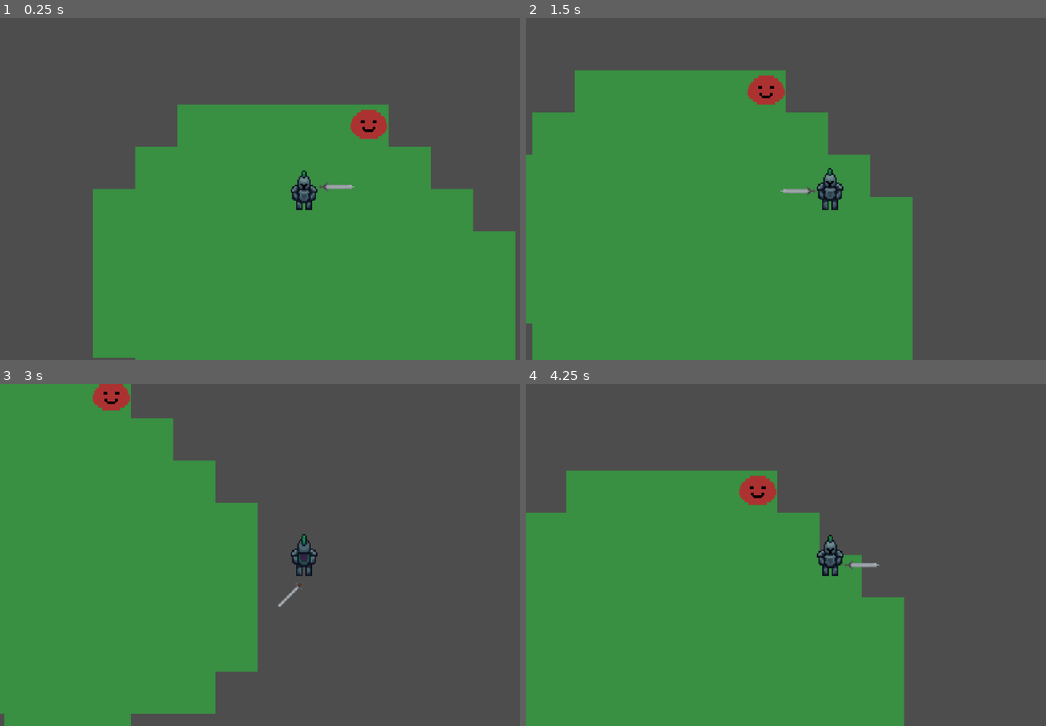
Above: before the commit, frames 1-4 (two rows, left to right).
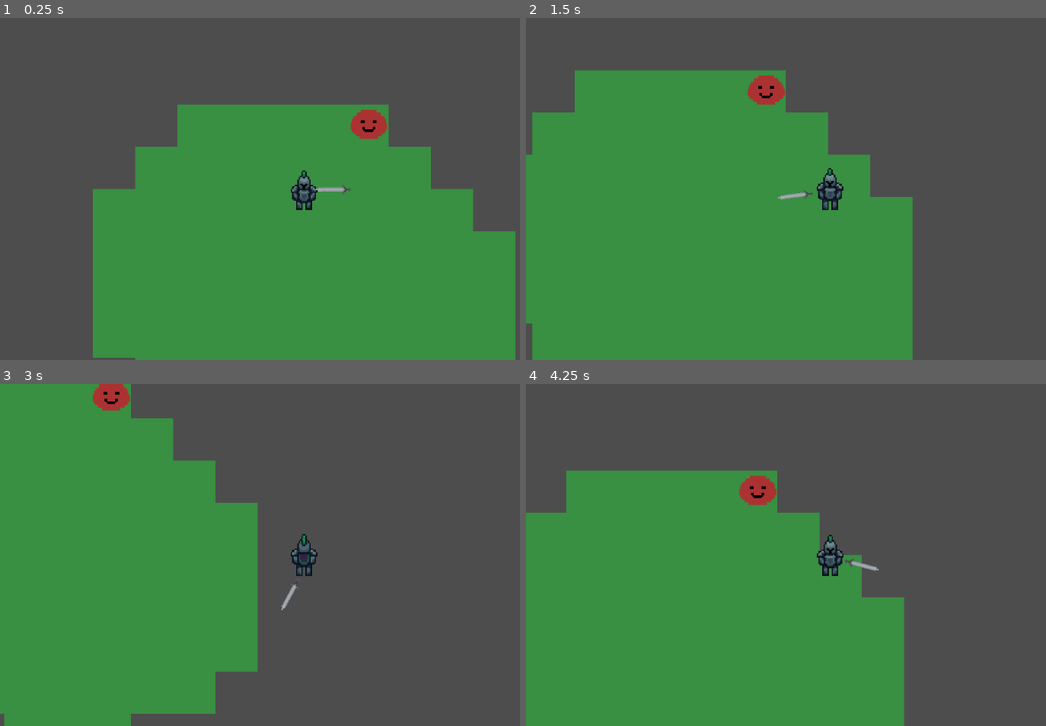
Above: after the commit, the same moments.

Repository: DyslexicWolf/HackNSlashing
Game: Godot game, scene res://Scenes/game.tscn
Two runs of this game, one before a commit and one after it. Both use one fixed random seed, a clock stepped at 60 frames per second and the inputs below.
Inputs (mouse positions are in pixels of both pictures, inside the frame that each line leads up to):
- Up to frame 1 (0.25 s): no input
- Up to frame 2 (1.5 s): move the mouse to (962, 171) at 0.52 s; press the mouse at (962, 171) at 0.53 s; hold D (move_right) 0.53-1.28 s; move the mouse to (708, 206) at 1.27 s; release the mouse at (708, 206) at 1.28 s; hold S (move_down) from 1.28 s (still down); click (708, 206) at 1.35 s
- Up to frame 3 (3 s): move the mouse to (364, 479) at 2.02 s; release S (move_down) at 2.03 s; press the mouse at (364, 479) at 2.03 s; hold D (move_right) 2.03-2.78 s; move the mouse to (275, 623) at 2.77 s; release the mouse at (275, 623) at 2.78 s; hold W (move_up) from 2.78 s (still down); click (275, 623) at 2.85 s
- Up to frame 4 (4.25 s): move the mouse to (1014, 606) at 3.52 s; release W (move_up) at 3.53 s; press the mouse at (1014, 606) at 3.53 s; hold A (move_left) from 3.53 s (still down)

The runs differ from the first frame. In frame 1, 0.1% of the frame differs, in the area x 60-69%, y 47-52%; in frame 2, 0.1%, in the area x 48-56%, y 49-54%; in frame 3, less than 0.1%; in frame 4, less than 0.1%.

Commit message:
Fixed attack aiming system
Fixed attack aiming system. Made a big change that cuts down on art production and amount of code.

Diff:
--- a/hacknslashing/Components/sword.tscn
+++ b/hacknslashing/Components/sword.tscn
@@ -254,7 +254,7 @@
 
 [node name="AnimatedSprite2D" type="AnimatedSprite2D" parent="."]
 sprite_frames = SubResource("SpriteFrames_d6wag")
-animation = &"attack_diagonal"
+animation = &"idle_vertical"
 autoplay = "idle_vertical"
 
 [node name="HitBox" type="Area2D" parent="."]
--- a/hacknslashing/Scripts/sword.gd
+++ b/hacknslashing/Scripts/sword.gd
@@ -33,105 +33,18 @@
 
 func _process(delta):
 	#look into the other "action pressed" methods if this doesnt feel right
-	var result = get_animation_specifics()
+	get_animation_specifics()
 	if Input.is_action_pressed("attack", false) && can_attack:
 		is_attacking = true
 		can_attack = false
 		attack_cooldown_timer.start()
-		#change the horizontal attack sprites because it is in the wrong direction rightnow
-		attack(result)
+		sword_animated_sprite.play("attack_vertical")
 	elif !is_attacking:
-		idle(result)
+		sword_animated_sprite.play("idle_vertical")
 
 func on_animation_finished() -> void:
-	if sword_animated_sprite.animation == "attack_vertical" || sword_animated_sprite.animation == "attack_horizontal" || sword_animated_sprite.animation == "attack_diagonal":
+	if sword_animated_sprite.animation == "attack_vertical":
 		is_attacking = false
-
-func attack(angle) -> void:
-	print("attacked")
-	if angle > -PI/8 and angle <= PI/8:
-		# Right
-		sword_animated_sprite.play("attack_horizontal")
-		sword_animated_sprite.flip_h = false
-		sword_animated_sprite.flip_v = false
-	elif angle > PI/8 and angle <= 3*PI/8:
-		# Down-Right
-		sword_animated_sprite.play("attack_diagonal")
-		sword_animated_sprite.flip_h = false
-		sword_animated_sprite.flip_v = true
-	elif angle > 3*PI/8 and angle <= 5*PI/8:
-		# Down
-		sword_animated_sprite.play("attack_vertical")
-		sword_animated_sprite.flip_h = false
-		sword_animated_sprite.flip_v = true
-	elif angle > 5*PI/8 and angle <= 7*PI/8:
-		# Down-Left
-		sword_animated_sprite.play("attack_diagonal")
-		sword_animated_sprite.flip_h = true
-		sword_animated_sprite.flip_v = true
-	elif angle > 7*PI/8 or angle <= -7*PI/8:
-		# Left
-		sword_animated_sprite.play("attack_horizontal")
-		sword_animated_sprite.flip_h = true
-		sword_animated_sprite.flip_v = false
-	elif angle > -7*PI/8 and angle <= -5*PI/8:
-		# Up-Left
-		sword_animated_sprite.play("attack_diagonal")
-		sword_animated_sprite.flip_h = true
-		sword_animated_sprite.flip_v = false
-	elif angle > -5*PI/8 and angle <= -3*PI/8:
-		# Up
-		sword_animated_sprite.play("attack_vertical")
-		sword_animated_sprite.flip_h = false
-		sword_animated_sprite.flip_v = false
-	elif angle > -3*PI/8 and angle <= -PI/8:
-		# Up-Right
-		sword_animated_sprite.play("attack_diagonal")
-		sword_animated_sprite.flip_h = false
-		sword_animated_sprite.flip_v = false
-
-func idle(angle) -> void:
-	# Set the swordanimatedsprite based on the angle
-	if angle > -PI/8 and angle <= PI/8:
-		# Right
-		sword_animated_sprite.play("idle_horizontal")
-		sword_animated_sprite.flip_h = false
-		sword_animated_sprite.flip_v = false
-	elif angle > PI/8 and angle <= 3*PI/8:
-		# Down-Right
-		sword_animated_sprite.play("idle_diagonal")
-		sword_animated_sprite.flip_h = false
-		sword_animated_sprite.flip_v = true
-	elif angle > 3*PI/8 and angle <= 5*PI/8:
-		# Down
-		sword_animated_sprite.play("idle_vertical")
-		sword_animated_sprite.flip_h = false
-		sword_animated_sprite.flip_v = true
-	elif angle > 5*PI/8 and angle <= 7*PI/8:
-		# Down-Left
-		sword_animated_sprite.play("idle_diagonal")
-		sword_animated_sprite.flip_h = true
-		sword_animated_sprite.flip_v = true
-	elif angle > 7*PI/8 or angle <= -7*PI/8:
-		# Left
-		sword_animated_sprite.play("idle_horizontal")
-		sword_animated_sprite.flip_h = true
-		sword_animated_sprite.flip_v = false
-	elif angle > -7*PI/8 and angle <= -5*PI/8:
-		# Up-Left
-		sword_animated_sprite.play("idle_diagonal")
-		sword_animated_sprite.flip_h = true
-		sword_animated_sprite.flip_v = false
-	elif angle > -5*PI/8 and angle <= -3*PI/8:
-		# Up
-		sword_animated_sprite.play("idle_vertical")
-		sword_animated_sprite.flip_h = false
-		sword_animated_sprite.flip_v = false
-	elif angle > -3*PI/8 and angle <= -PI/8:
-		# Up-Right
-		sword_animated_sprite.play("idle_diagonal")
-		sword_animated_sprite.flip_h = false
-		sword_animated_sprite.flip_v = false
 
 func get_animation_specifics():
 	var mouse_position = get_global_mouse_position()
@@ -139,7 +52,8 @@
 	var direction = (mouse_position - global_position).normalized()
 	var angle = direction.angle()
 
+	#make the sword look at the mouse position
+	sword_animated_sprite.look_at(get_global_mouse_position())
+	sword_animated_sprite.rotate(PI/2)
 	# Calculate the new position of the sword based on the angle
-	var sword_position = Vector2(cos(angle) * sword_distance_x, sin(angle) * sword_distance_y)
-	sword_animated_sprite.position = sword_position
-	return angle
+	sword_animated_sprite.position = Vector2(cos(angle) * sword_distance_x, sin(angle) * sword_distance_y)
Not shown, added: Aseprite/GroundTiles/DungeonTiles.aseprite
